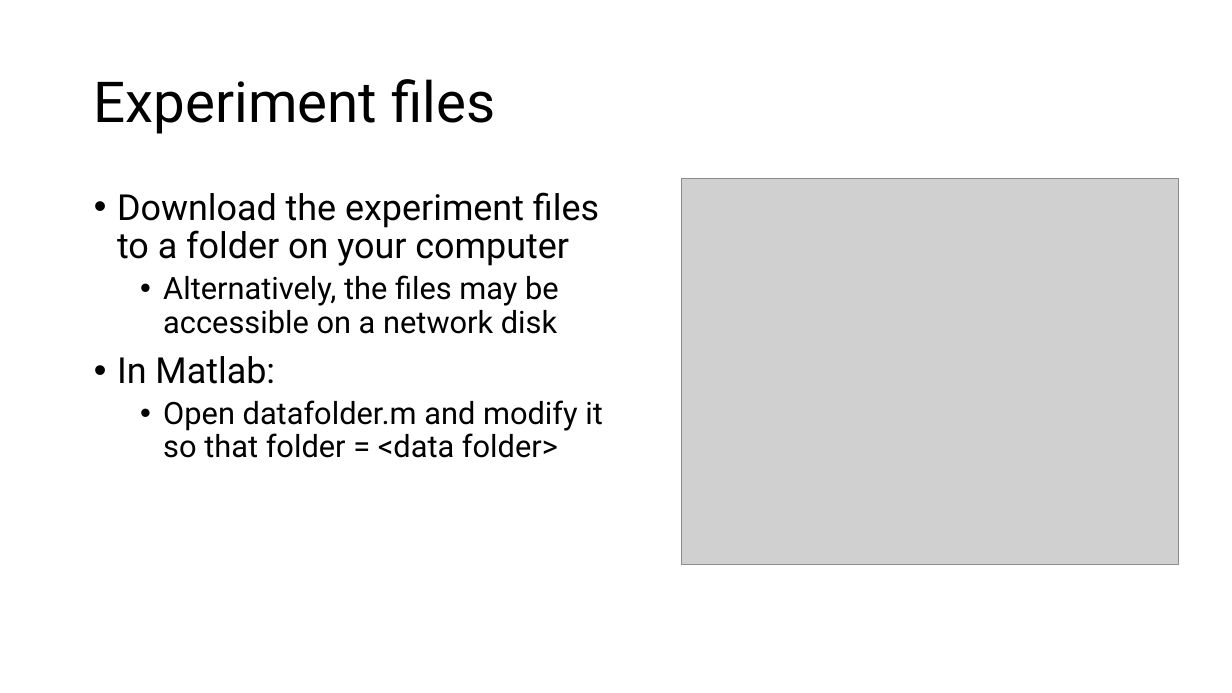
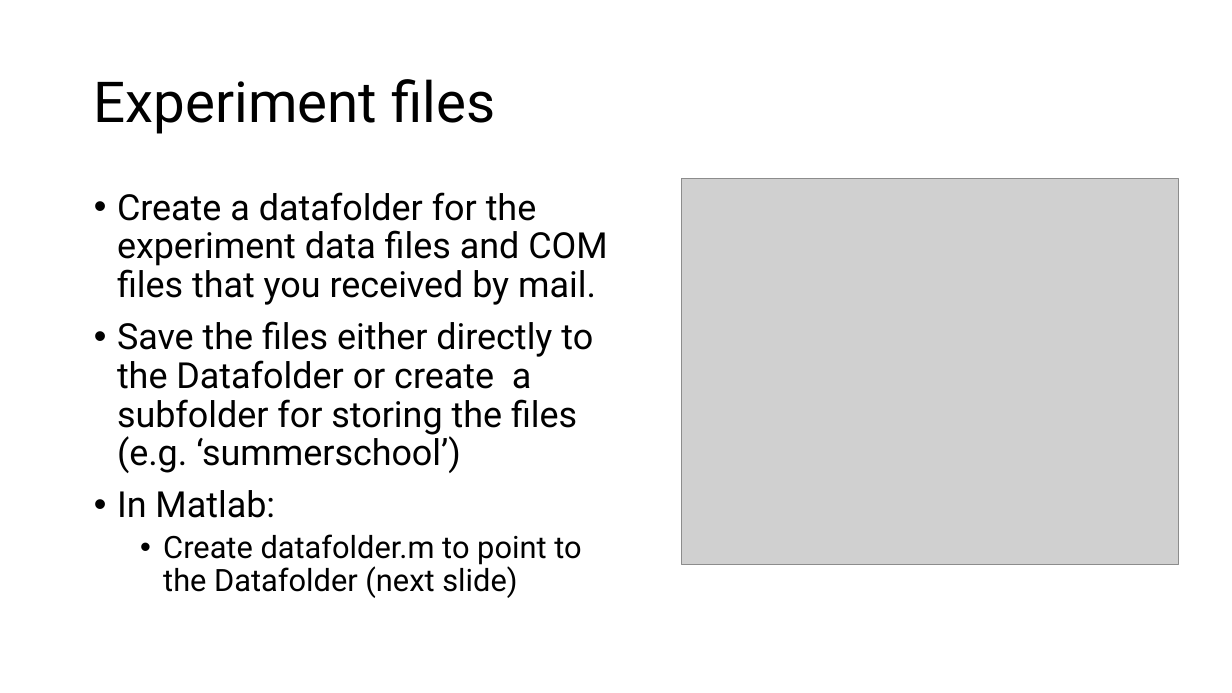
Before and after one commit to are-mj/OpticalTweezers, a slide deck: slide 3 of Summer school 2024/Exercises.pptx. Drawn at 1232x693 pixels with LibreOffice and Linux fonts; fonts in the diff are those of the drawing; grey boxes stand for pictures. Boxes give left, top, right and bottom in pixels: in the first picture for what was removed or moved away, otherwise in the second. Text is boxed around its words. In the diff, an @@ line names an element or a change of style, - is before the commit and + after.

```diff
--- a/Summer school 2024/Exercises.pptx
+++ b/Summer school 2024/Exercises.pptx
@@ text at box(117, 192, 607, 473): text changed; size 24 to 28 pt @@
-• Download the experiment files to a folder on your computer
-  • Alternatively, the files may be accessible on a network disk
+• Create a datafolder for the experiment data files and COM files that you received by mail.
+• Save the files either directly to the Datafolder or create a subfolder for storing the files
+  (e.g. ‘summerschool’)
@@ text at box(163, 534, 581, 598): text changed @@
-  • Open datafolder.m and modify it so that folder = <data folder>
+  • Create datafolder.m to point to the Datafolder (next slide)
```
Also in this commit, not shown: 8 other slides changed, 2 slides added, 1 slide removed, 2 other files.
